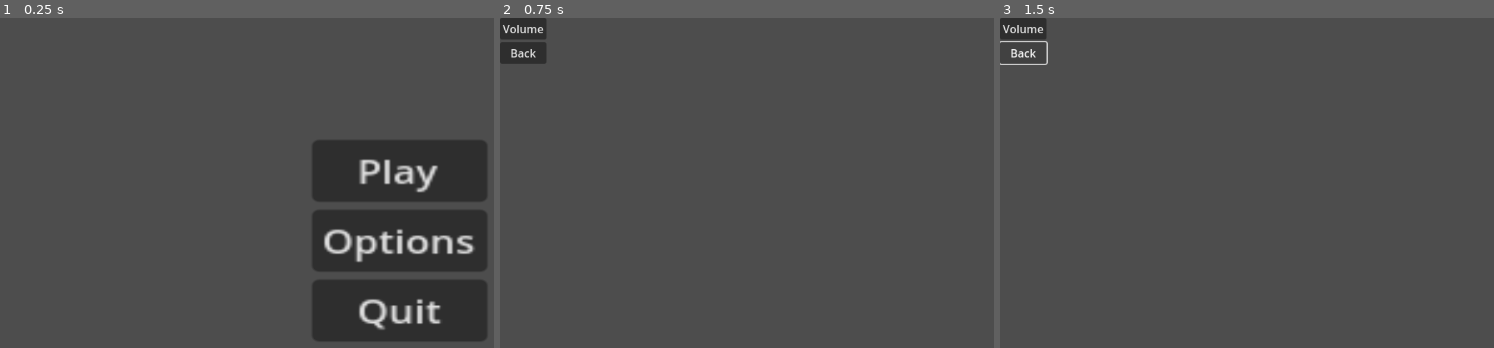
Above: before the commit, frames 1-3 (left to right).
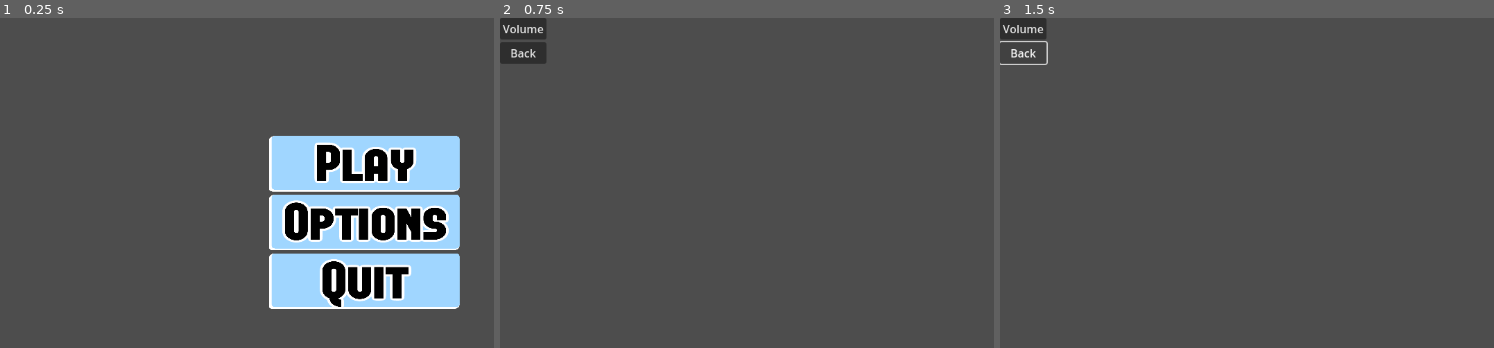
Above: after the commit, the same moments.

Repository: Allppatt/ggj-2025
Game: Godot game, scene res://menu.tscn
Two runs of this game, one before a commit and one after it. Both use one fixed random seed, a clock stepped at 60 frames per second and the inputs below.
Inputs (mouse positions are in pixels of both pictures, inside the frame that each line leads up to):
- Up to frame 1 (0.25 s): no input
- Up to frame 2 (0.75 s): click (900, 239) at 0.5 s, where only the run before the commit has a clickable "Options"
- Up to frame 3 (1.5 s): click "Back" at 1.25 s

The runs differ from the first frame. In frame 1, 26% of the frame differs, in the area x 54-99%, y 35-98%; in frame 2, nothing differs; in frame 3, nothing differs.

Commit message:
commit ke 3

Diff:
--- a/Scenes/player.tscn
+++ b/Scenes/player.tscn
@@ -1,13 +1,11 @@
-[gd_scene load_steps=4 format=3 uid="uid://6xgyh66l28fk"]
+[gd_scene load_steps=3 format=3 uid="uid://6ffkhcxe0bat"]
 
-[ext_resource type="Script" path="res://player.gd" id="1_x258r"]
-[ext_resource type="Texture2D" uid="uid://3f5hy5lfuikj" path="res://icon.svg" id="2_wkmq4"]
+[ext_resource type="Texture2D" uid="uid://dc4dvnqqqyp5m" path="res://icon.svg" id="2_wkmq4"]
 
 [sub_resource type="RectangleShape2D" id="RectangleShape2D_0u6bd"]
 size = Vector2(75, 72)
 
 [node name="Player" type="CharacterBody2D"]
-script = ExtResource("1_x258r")
 
 [node name="Sprite2D" type="Sprite2D" parent="."]
 position = Vector2(-0.999969, 5)
--- a/menu.tscn
+++ b/menu.tscn
@@ -1,6 +1,15 @@
-[gd_scene load_steps=2 format=3 uid="uid://cxu3aw8ki5q2x"]
+[gd_scene load_steps=11 format=3 uid="uid://cxu3aw8ki5q2x"]
 
 [ext_resource type="Script" path="res://play.gd" id="1_aujxh"]
+[ext_resource type="Texture2D" uid="uid://cgfsfjpqy7vbq" path="res://icon/PlayButtonNormal.png" id="2_d7pm2"]
+[ext_resource type="Texture2D" uid="uid://vnfi8abet41s" path="res://icon/PlayButtonPressed.png" id="3_6y7as"]
+[ext_resource type="Texture2D" uid="uid://bchcmvykjvj8q" path="res://icon/PlayButtonHover.png" id="4_4obgt"]
+[ext_resource type="Texture2D" uid="uid://c7yx530xdnohv" path="res://icon/OptionButtonNormal.png" id="5_7c8th"]
+[ext_resource type="Texture2D" uid="uid://bvgxps06ntbyi" path="res://icon/OptionButtonClicked.png" id="6_kx33m"]
+[ext_resource type="Texture2D" uid="uid://bp7xupbr6lhad" path="res://icon/OptionButtonHover.png" id="7_0yp8l"]
+[ext_resource type="Texture2D" uid="uid://gjfbfusjgv3w" path="res://icon/QuitButtonNormal.png" id="8_5ek28"]
+[ext_resource type="Texture2D" uid="uid://co1t7pcwujw0b" path="res://icon/QuitButtonPressed.png" id="9_ni1ig"]
+[ext_resource type="Texture2D" uid="uid://bljsnk6ssh8gw" path="res://icon/QuitButtonHover.png" id="10_2ovxs"]
 
 [node name="Menu" type="Control"]
 layout_mode = 3
@@ -17,31 +26,37 @@
 anchor_top = 0.5
 anchor_right = 0.5
 anchor_bottom = 0.5
-offset_left = -35.0
-offset_top = -50.5
-offset_right = 35.0
-offset_bottom = 50.5
+offset_left = -234.0
+offset_top = -200.0
+offset_right = 1266.0
+offset_bottom = 1413.0
 grow_horizontal = 2
 grow_vertical = 2
-scale = Vector2(3.61075, 2.88)
+scale = Vector2(0.210751, 0.168099)
 pivot_offset = Vector2(34.725, 52.075)
 
 [node name="VBoxContainer" type="VBoxContainer" parent="MarginContainer"]
 layout_mode = 2
 
-[node name="Play" type="Button" parent="MarginContainer/VBoxContainer"]
+[node name="Play" type="TextureButton" parent="MarginContainer/VBoxContainer"]
 layout_mode = 2
-text = "Play"
+texture_normal = ExtResource("2_d7pm2")
+texture_pressed = ExtResource("3_6y7as")
+texture_hover = ExtResource("4_4obgt")
 script = ExtResource("1_aujxh")
 
-[node name="Option" type="Button" parent="MarginContainer/VBoxContainer"]
+[node name="Options" type="TextureButton" parent="MarginContainer/VBoxContainer"]
 layout_mode = 2
-text = "Options"
+texture_normal = ExtResource("5_7c8th")
+texture_pressed = ExtResource("6_kx33m")
+texture_hover = ExtResource("7_0yp8l")
 
-[node name="Quit" type="Button" parent="MarginContainer/VBoxContainer"]
+[node name="Quit" type="TextureButton" parent="MarginContainer/VBoxContainer"]
 layout_mode = 2
-text = "Quit"
+texture_normal = ExtResource("8_5ek28")
+texture_pressed = ExtResource("9_ni1ig")
+texture_hover = ExtResource("10_2ovxs")
 
 [connection signal="pressed" from="MarginContainer/VBoxContainer/Play" to="MarginContainer/VBoxContainer/Play" method="_on_pressed"]
-[connection signal="pressed" from="MarginContainer/VBoxContainer/Option" to="MarginContainer/VBoxContainer/Play" method="_on_option_pressed"]
+[connection signal="pressed" from="MarginContainer/VBoxContainer/Options" to="MarginContainer/VBoxContainer/Play" method="_on_options_pressed"]
 [connection signal="pressed" from="MarginContainer/VBoxContainer/Quit" to="MarginContainer/VBoxContainer/Play" method="_on_quit_pressed"]
--- a/options_menu.tscn
+++ b/options_menu.tscn
@@ -1,6 +1,4 @@
-[gd_scene load_steps=2 format=3 uid="uid://3memioqv1oit"]
-
-[ext_resource type="Script" path="res://options_menu.gd" id="1_lhf7b"]
+[gd_scene format=3 uid="uid://3memioqv1oit"]
 
 [node name="Menu" type="Control"]
 layout_mode = 3
@@ -9,7 +7,6 @@
 anchor_bottom = 1.0
 grow_horizontal = 2
 grow_vertical = 2
-script = ExtResource("1_lhf7b")
 
 [node name="MarginContainer" type="MarginContainer" parent="."]
 layout_mode = 0
--- a/play.gd
+++ b/play.gd
@@ -6,7 +6,7 @@
 	get_tree().change_scene_to_file("res://game.tscn")
 
 
-func _on_option_pressed() -> void:
+func _on_options_pressed() -> void:
 	get_tree().change_scene_to_file("res://options_menu.tscn")
 
 
Binary file added: icon/OptionButtonClicked.png
Not shown, added: icon/OptionButtonClicked.png.import
Binary file added: icon/OptionButtonHover.png
Not shown, added: icon/OptionButtonHover.png.import
Binary file added: icon/OptionButtonNormal.png
Not shown, added: icon/OptionButtonNormal.png.import
Binary file added: icon/PlayButtonHover.png
Not shown, added: icon/PlayButtonHover.png.import
Binary file added: icon/PlayButtonNormal.png
Not shown, added: icon/PlayButtonNormal.png.import
Binary file added: icon/PlayButtonPressed.png
Not shown, added: icon/PlayButtonPressed.png.import
(and 6 more such lines)
